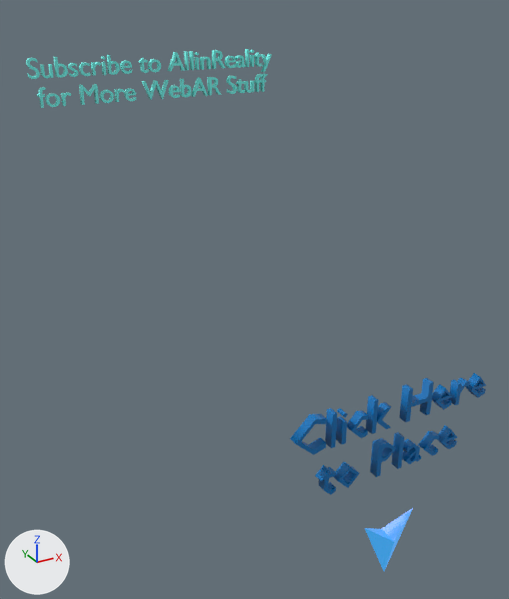
One commit to the Blender file media/gltf/text/text.blend: the scene before it, then after it.
Both versions are drawn from a 50 mm camera at (-3.24, -3.55, 4.65) aimed at (0.02, 2.37, 1.69). The axes (+X, +Y, +Z) are drawn at lower left. The lights are the same throughout.

Objects in the first picture: 'Text.001', 'Text.002', 'arrow_model.001'.
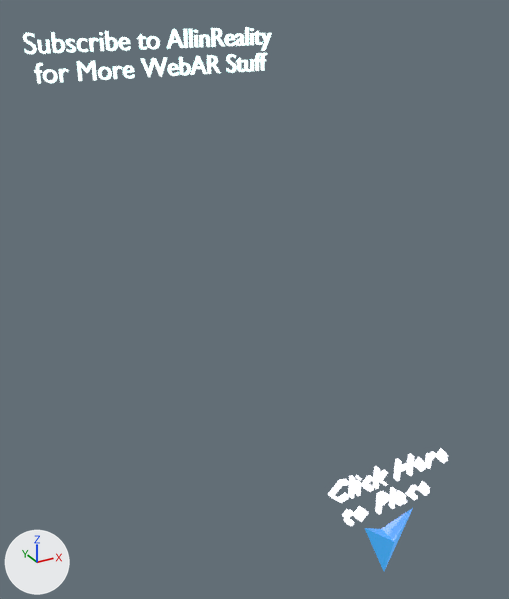
Commit message: text blend

What differs and where, as boxes [x1, y1, x2, y2] in the pictures (509 x 599 px):
'Text.002', recoloured, surface changed, moved, rescaled (39% narrower, 36% shorter)
    before: [290, 373, 486, 495]
    after: [328, 448, 448, 526]
'Text.001', surface changed, mesh moved
    before: [26, 49, 272, 108]
    after: [23, 27, 272, 84]

Edits to the bpy script that builds the scene:
```text
Change mat_material_002:
    add mat_material_002.emission_strength = 1.0
Change mat_material_001:
    mat_material_001.base_color: (0.0, 0.17, 0.491) -> (0.779, 0.813, 1.0)  # blue #0073ba -> white #e4e9ff
    add mat_material_001.emission_strength = 1.0
Change me_text:
    where me_text.from_pydata(...)  # 17634 vertices, 10832 faces; spans x -3.05..3.88, y 7.42..8.62, z -11.05..-10.92
    used by ob_text_001; location = (-0.03, 0.0, -0.04); rotation_euler = (1.571, 0.0, 0.0), in degrees (90, 0, 0); scale = (0.462, 0.462, 0.462)
    me_text part 1: the whole mesh is moved by (0.0, 0.58, 0.0)
Change ob_text_002:
    ob_text_002.location: (0.0, 0.0, 0.03) -> (0.0, 0.0, 0.01)
    ob_text_002.scale: (0.427, 0.427, 0.427) -> (0.275, 0.275, 0.275)
```
